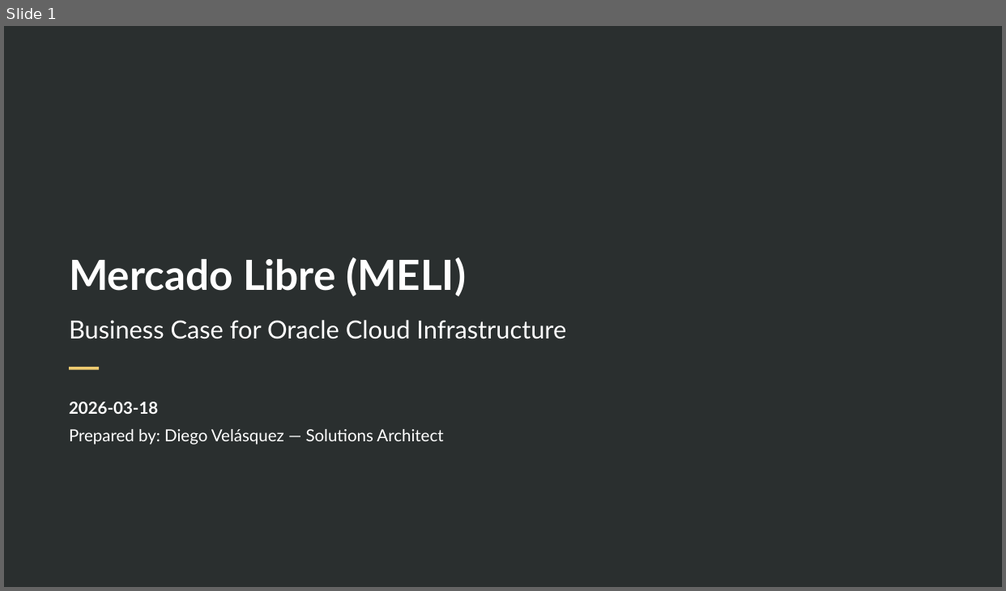
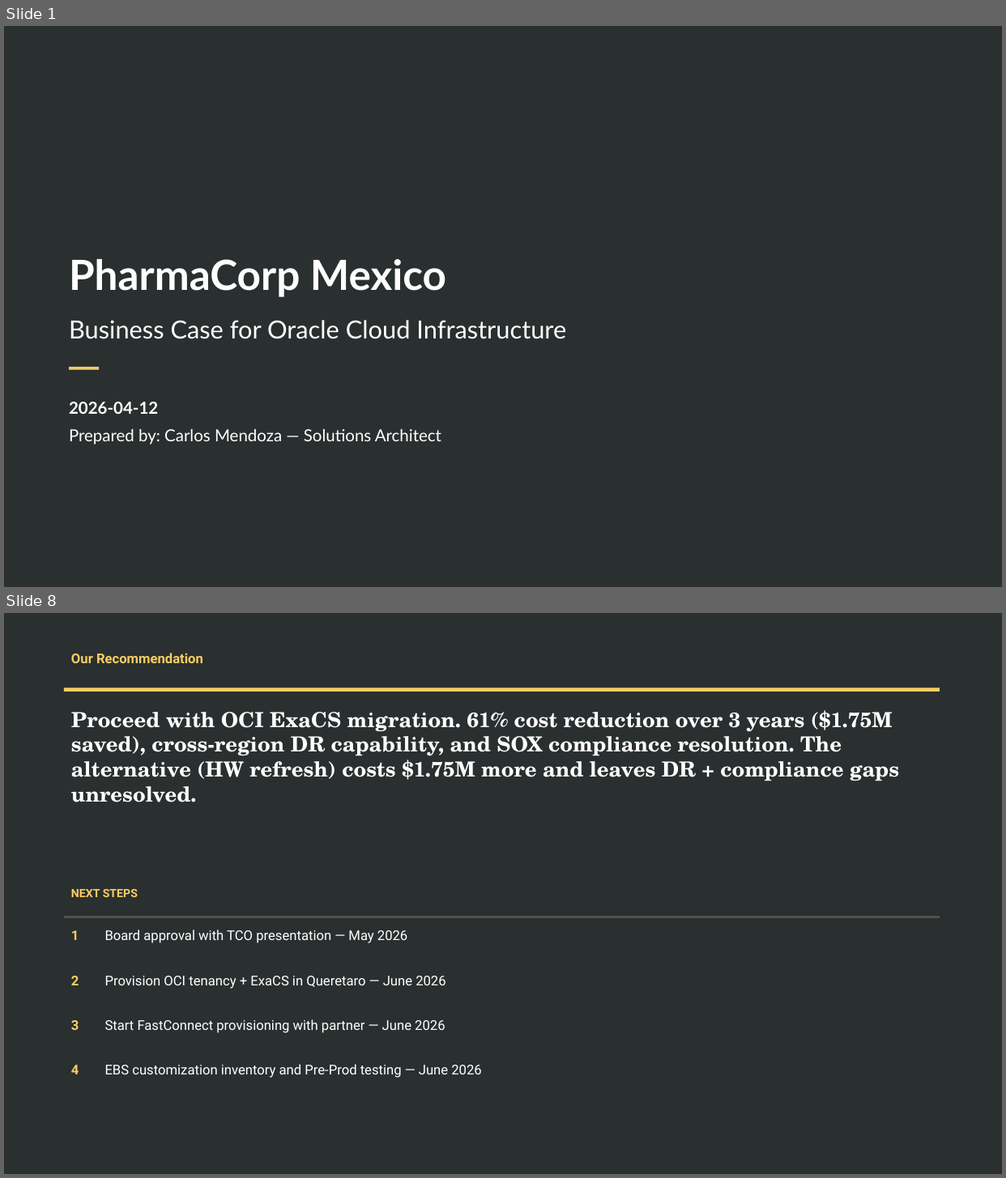
Before and after one commit to Diegoecab/oci-deal-accelerator, a slide deck: examples/output-demo-pharma-mx/opt08-business-case.pptx. Shown one above the other, each under a label of ours: slide 1 before the commit, slides 1 and 8 after it; the slides between them are not shown. The pictures are 1006x591 and 1006x1178 pixels, drawn with LibreOffice and Linux fonts; fonts in the diff are those of the drawing; background and template pictures are left out. Boxes give left, top, right and bottom in pixels: in the first picture for what was removed or moved away, otherwise in the second. Text is boxed around its words. In the diff, an @@ line names an element or a change of style, - is before the commit and + after.

```diff
--- a/examples/output-demo-pharma-mx/opt08-business-case.pptx
+++ b/examples/output-demo-pharma-mx/opt08-business-case.pptx
@@ slide 8 added at bbox=[4, 613, 1002, 1174], background #2A2F2F @@
@@ text added at bbox=[71, 653, 203, 663], 13 pt, text #FACD62, bold @@
+Our Recommendation
@@ rectangle added at bbox=[64, 688, 940, 692], fill #FACD62 @@
@@ text added at bbox=[71, 710, 899, 803], 20 pt, text #FFFFFF, bold @@
+Proceed with OCI ExaCS migration. 61% cost reduction over 3 years ($1.75M saved), cross-region DR capability, and SOX compliance resolution. The alternative (HW refresh) costs $1.75M more and leaves DR + compliance gaps unresolved.
@@ text added at bbox=[71, 889, 138, 897], 11 pt, text #FACD62, bold @@
+NEXT STEPS
@@ rectangle added at bbox=[64, 916, 940, 918], fill #55504C @@
@@ text added at bbox=[71, 931, 79, 940], 13 pt, text #FACD62, bold @@
+1
@@ text added at bbox=[105, 930, 407, 943], 13 pt, text #FFFFFF @@
+Board approval with TCO presentation — May 2026
@@ text added at bbox=[71, 976, 79, 986], 13 pt, text #FACD62, bold @@
+2
@@ text added at bbox=[105, 976, 445, 989], 13 pt, text #FFFFFF @@
+Provision OCI tenancy + ExaCS in Queretaro — June 2026
@@ text added at bbox=[71, 1020, 79, 1030], 13 pt, text #FACD62, bold @@
+3
@@ text added at bbox=[105, 1020, 445, 1033], 13 pt, text #FFFFFF @@
+Start FastConnect provisioning with partner — June 2026
@@ text added at bbox=[71, 1065, 79, 1075], 13 pt, text #FACD62, bold @@
+4
@@ text added at bbox=[105, 1064, 481, 1078], 13 pt, text #FFFFFF @@
+EBS customization inventory and Pre-Prod testing — June 2026
@@ slide 1 changed as well @@
@@ title at bbox=[69, 259, 446, 297]: text changed @@
-Mercado Libre (MELI)
+PharmaCorp Mexico
@@ text at bbox=[69, 402, 158, 414]: text changed @@
-2026-03-18
+2026-04-12
@@ text at bbox=[69, 429, 441, 445]: text changed @@
-Prepared by: Diego Velásquez — Solutions Architect
+Prepared by: Carlos Mendoza — Solutions Architect
```
Also in this commit, not shown: 2 other slides changed, 5 other slides added, 7 slides removed, 4 other files.
